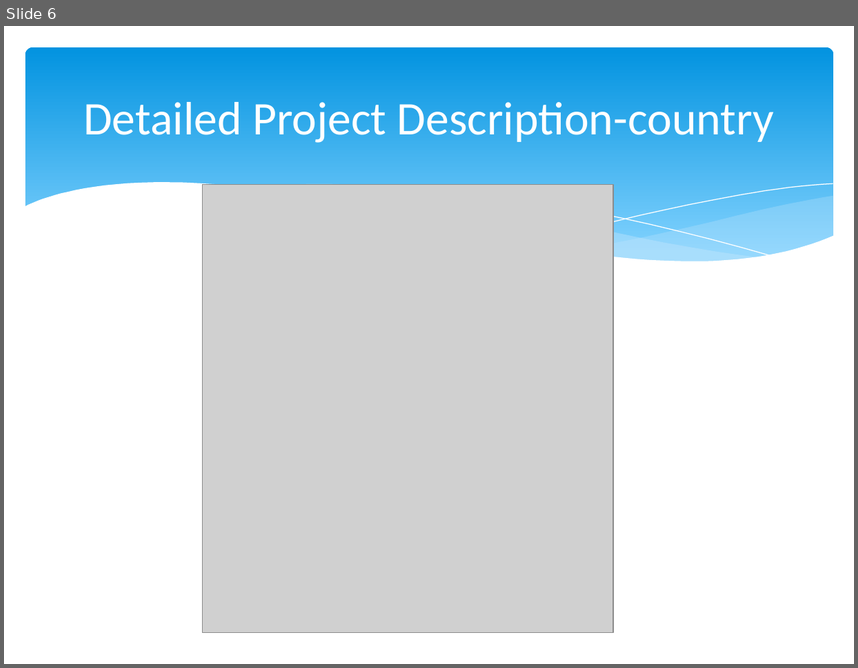
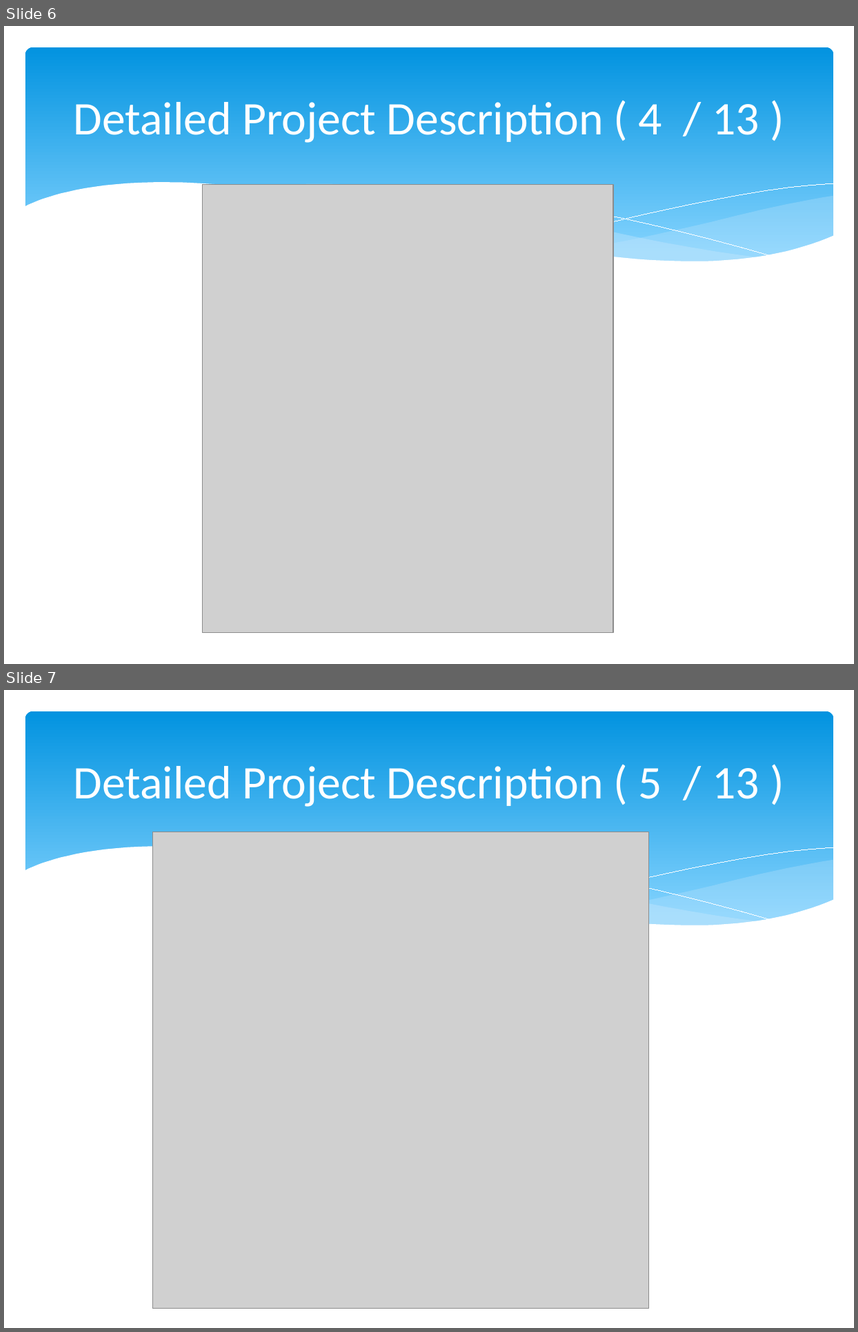
Before and after one commit to hankn01/VaccineCMSJavaSwing, a slide deck: team1Presentation.pptx. Shown one above the other, each under a label of ours: slide 6 before the commit, slides 6 and 7 after it. The pictures are 858x668 and 858x1332 pixels, drawn with LibreOffice and Linux fonts; fonts in the diff are those of the drawing; grey boxes stand for pictures. Boxes give left, top, right and bottom in pixels: in the first picture for what was removed or moved away, otherwise in the second. Text is boxed around its words. In the diff, an @@ line names an element or a change of style, - is before the commit and + after.

Commit message:
project done

```diff
--- a/team1Presentation.pptx
+++ b/team1Presentation.pptx
@@ slide 7 added at (x1=4, y1=690, x2=854, y2=1328), background #FFFFFF; not listed: 6 template elements that a slide beside it also shows @@
@@ title added at (x1=73, y1=766, x2=760, y2=807), 39.6 pt, text #FFFFFF @@
+Detailed Project Description ( 5 / 13 )
@@ picture added at (x1=153, y1=832, x2=648, y2=1308) @@
@@ slide 6 changed as well @@
@@ rounded rectangle at (x1=25, y1=47, x2=833, y2=276): fill gradient #0293E0 to #81D2FE to gradient #0293E0 to #83D3FE @@
@@ title at (x1=73, y1=102, x2=760, y2=143): text changed @@
-Detailed Project Description-country
+Detailed Project Description ( 4 / 13 )
@@ freeform shape at (x1=267, y1=185, x2=775, y2=257): outline #FFFFFF 0.75 pt to #FFFFFF 0 pt @@
@@ freeform shape at (x1=525, y1=183, x2=833, y2=243): outline #FFFFFF 0.75 pt to #FFFFFF 0 pt @@
```
Also in this commit, not shown: 15 other slides changed, 1 other slide added, 2 slides removed.
